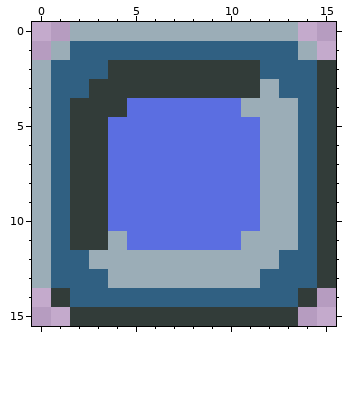
One commit to this pixel-art file: UI/Sprites/9-Slice.aseprite. The picture above was drawn from the file before the commit.
16x16 pixels, 1 frame.
After:
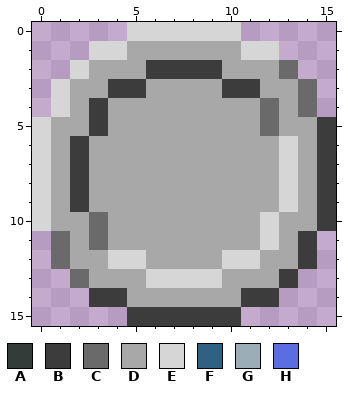
Palette (. is transparent): A #323c39  B #3c3c3c  C #6a6a6a  D #a8a8a8  E #d6d6d6  F #306082  G #9badb7  H #5b6ee1
Difference:
@@ x 0..15 @@
- 0 ..GGGGGGGGGGGG..
- 1 .GFFFFFFFFFFFFG.
- 2 GFFFAAAAAAAAFFFA
- 3 GFFAAAAAAAAAGFFA
- 4 GFAAAHHHHHHGGGFA
- 5 GFAAHHHHHHHHGGFA
- 6 GFAAHHHHHHHHGGFA
- 7 GFAAHHHHHHHHGGFA
- 8 GFAAHHHHHHHHGGFA
- 9 GFAAHHHHHHHHGGFA
-10 GFAAHHHHHHHHGGFA
-11 GFAAGHHHHHHGGGFA
-12 GFFGGGGGGGGGGFFA
-13 GFFFGGGGGGGGFFFA
-14 .AFFFFFFFFFFFFA.
-15 ..AAAAAAAAAAAA..
+ 0 .....EEEEEE.....
+ 1 ...EEDDDDDDEE...
+ 2 ..EDDDBBBBDDDC..
+ 3 .EDDBBDDDDBBDDC.
+ 4 .EDBDDDDDDDDCDC.
+ 5 EDDBDDDDDDDDCDDB
+ 6 EDBDDDDDDDDDDEDB
+ 7 EDBDDDDDDDDDDEDB
+ 8 EDBDDDDDDDDDDEDB
+ 9 EDBDDDDDDDDDDEDB
+10 EDDCDDDDDDDDEDDB
+11 .CDCDDDDDDDDEDB.
+12 .CDDEEDDDDEEDDB.
+13 ..CDDDEEEEDDDB..
+14 ...BBDDDDDDBB...
+15 .....BBBBBB.....
Changed places in both pictures, as pixel boxes (x1, y1, x2, y2):
changed: (32, 22, 336, 326)
